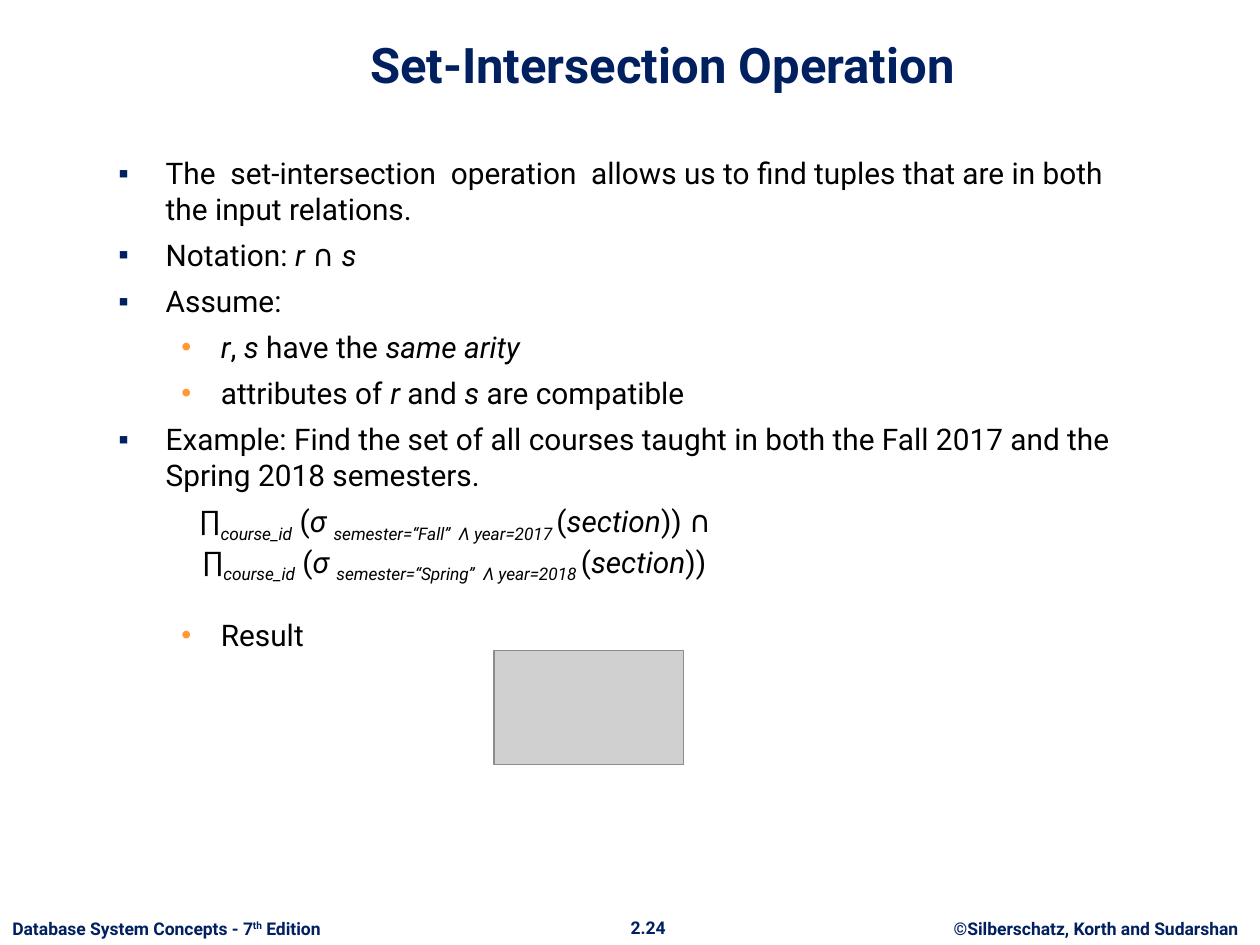
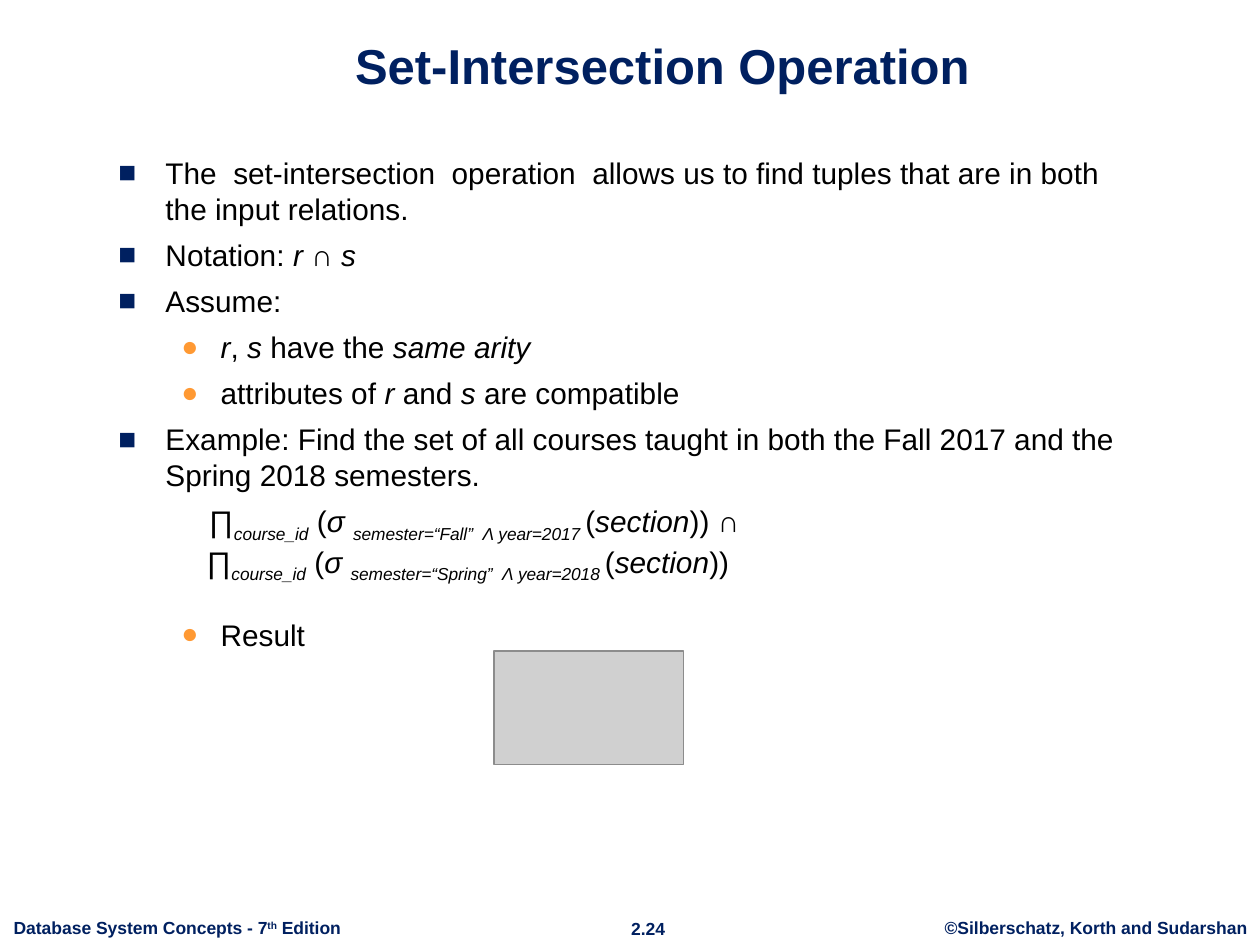
Before and after one commit to jay3ss/cis64a, a slide deck: slide 24 of slides/ch2.pptx. Drawn at 1260x945 pixels with LibreOffice and Linux fonts; fonts in the diff are those of the drawing; grey boxes stand for pictures; background and template pictures are left out. Boxes give left, top, right and bottom in pixels: in the first picture for what was removed or moved away, otherwise in the second. Text is boxed around its words. In the diff, an @@ line names an element or a change of style, - is before the commit and + after.

```diff
--- a/slides/ch2.pptx
+++ b/slides/ch2.pptx
@@ font Roboto to Arial in 4 elements at (x1=945, y1=921, x2=1247, y2=937), (x1=14, y1=921, x2=341, y2=938), (x1=631, y1=922, x2=665, y2=935), (x1=355, y1=48, x2=969, y2=94) @@
@@ text "The set-intersection operation allows us ..." at (x1=165, y1=162, x2=1113, y2=647): font Roboto to Arial; bullet ▪ to ■; bullet • to ●; indent changed @@
```
Also in this commit, not shown: 28 other slides changed, 1 slide added, 1 slide removed, 1 other file.
